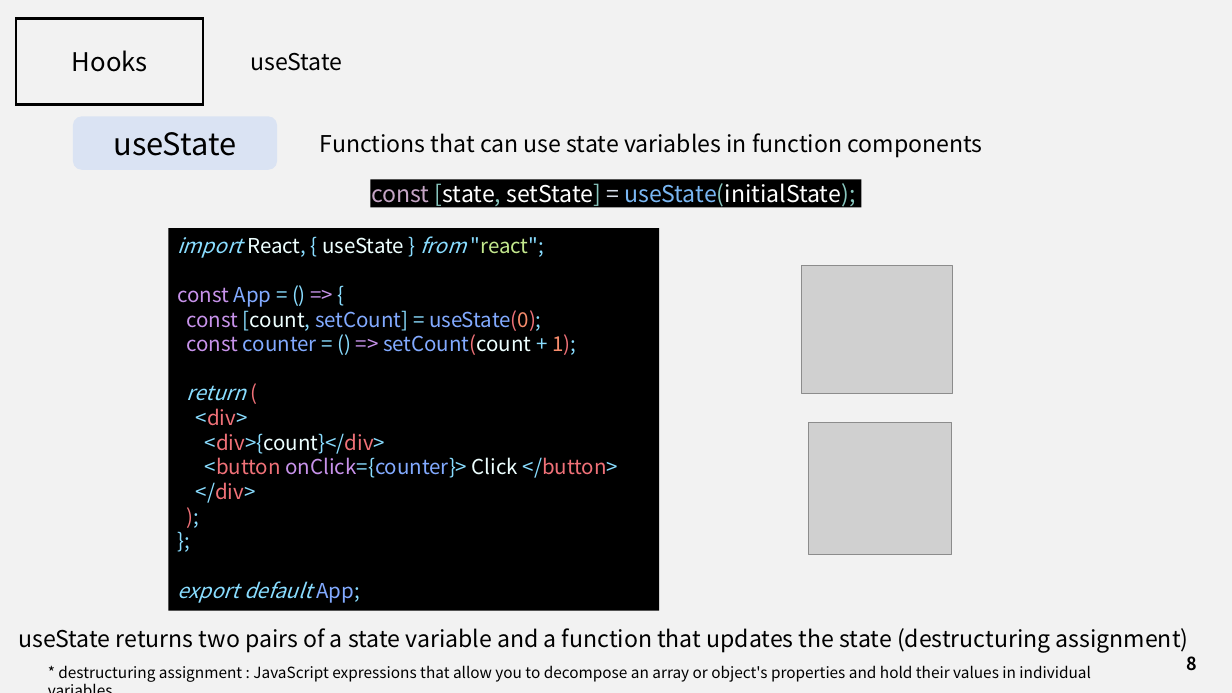
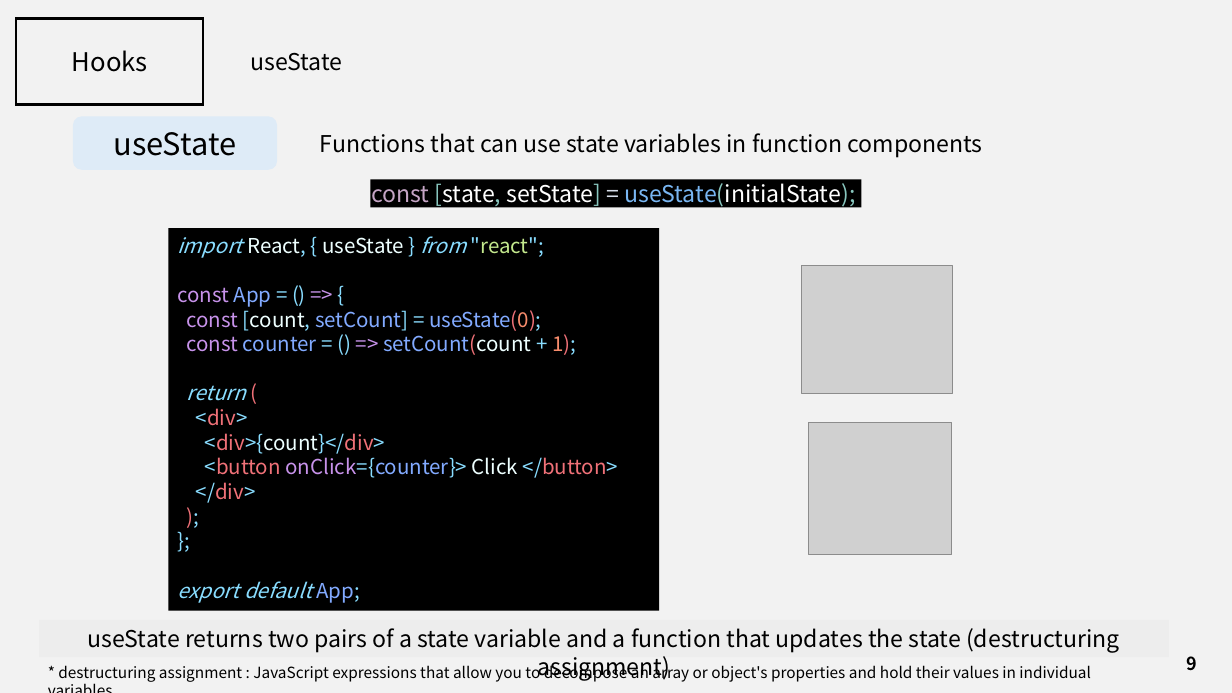
Before and after one commit to J3SUNG/Seminar, a slide deck: slide 9 of 210229_React_Hooks.pptx (slide 8 before the commit). Drawn at 1232x693 pixels with LibreOffice and Linux fonts; fonts in the diff are those of the drawing; grey boxes stand for pictures. Boxes give left, top, right and bottom in pixels: in the first picture for what was removed or moved away, otherwise in the second. Text is boxed around its words. In the diff, an @@ line names an element or a change of style, - is before the commit and + after.

```diff
--- a/210229_React_Hooks.pptx
+++ b/210229_React_Hooks.pptx
@@ text "useState returns two pairs of ..." rewrapped from (x1=19, y1=628, x2=1189, y2=653) to (x1=88, y1=628, x2=1119, y2=653) @@
@@ page number at (x1=1186, y1=656, x2=1197, y2=671): text changed @@
-8
+9
```
Also in this commit, not shown: 20 other slides changed, 1 slide added, 1 other file.
